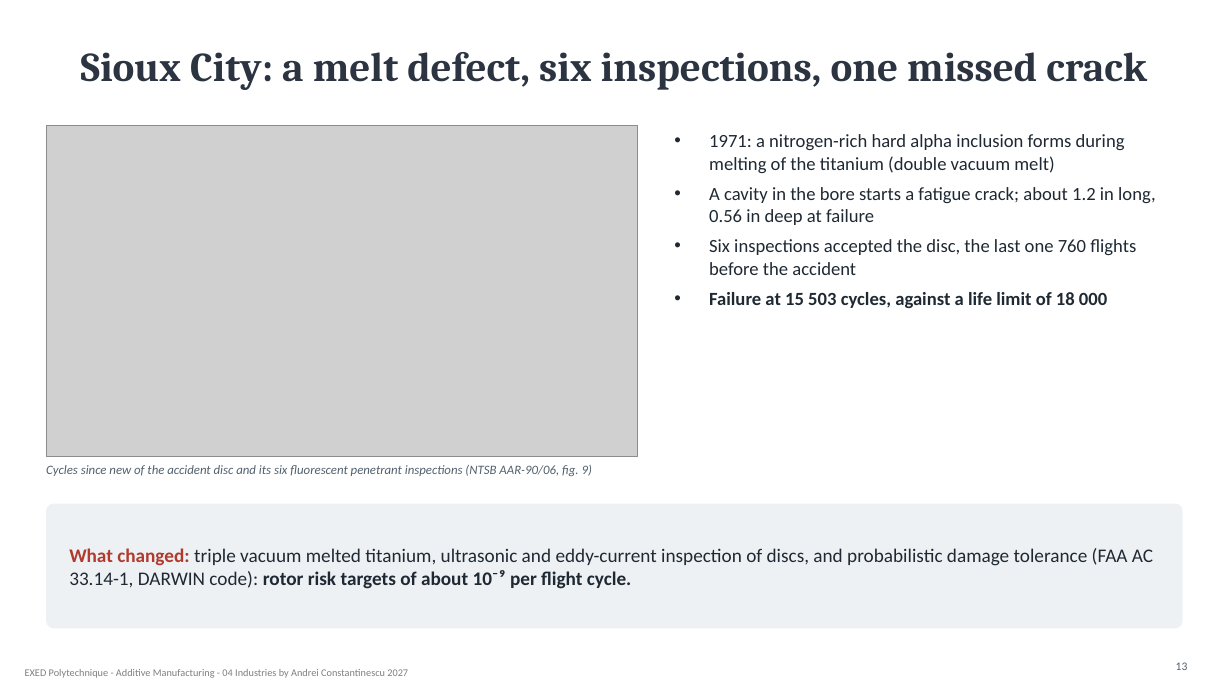
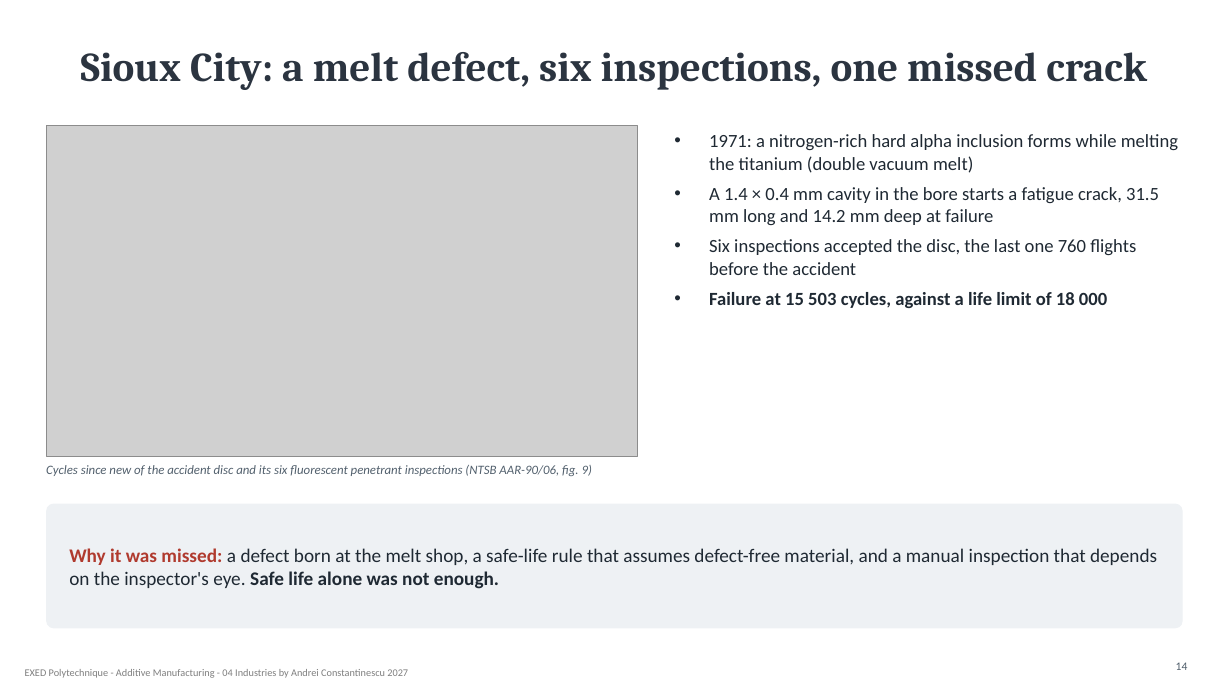
Before and after one commit to aconstant-lms/X-FabAdd, a slide deck: slide 14 of 04_industries/slides/04_risk_human_activities.pptx (slide 13 before the commit). Drawn at 1232x693 pixels with LibreOffice and Linux fonts; fonts in the diff are those of the drawing; grey boxes stand for pictures. Boxes give left, top, right and bottom in pixels: in the first picture for what was removed or moved away, otherwise in the second. Text is boxed around its words. In the diff, an @@ line names an element or a change of style, - is before the commit and + after.

```diff
--- a/04_industries/slides/04_risk_human_activities.pptx
+++ b/04_industries/slides/04_risk_human_activities.pptx
@@ text at [709, 134, 1178, 225]: text changed @@
-• 1971: a nitrogen-rich hard alpha inclusion forms during melting of the titanium (double vacuum melt)
-• A cavity in the bore starts a fatigue crack; about 1.2 in long, 0.56 in deep at failure
+• 1971: a nitrogen-rich hard alpha inclusion forms while melting the titanium (double vacuum melt)
+• A 1.4 × 0.4 mm cavity in the bore starts a fatigue crack, 31.5 mm long and 14.2 mm deep at failure
@@ text at [69, 548, 1157, 589]: text changed @@
-What changed: triple vacuum melted titanium, ultrasonic and eddy-current inspection of discs, and probabilistic damage tolerance (FAA AC 33.14-1, DARWIN code): rotor risk targets of about 10⁻⁹ per flight cycle.
+Why it was missed: a defect born at the melt shop, a safe-life rule that assumes defect-free material, and a manual inspection that depends on the inspector's eye. Safe life alone was not enough.
@@ page number at [1176, 662, 1188, 670]: text changed @@
-13
+14
```
Also in this commit, not shown: 5 other slides changed, 3 slides added, 10 other files.
